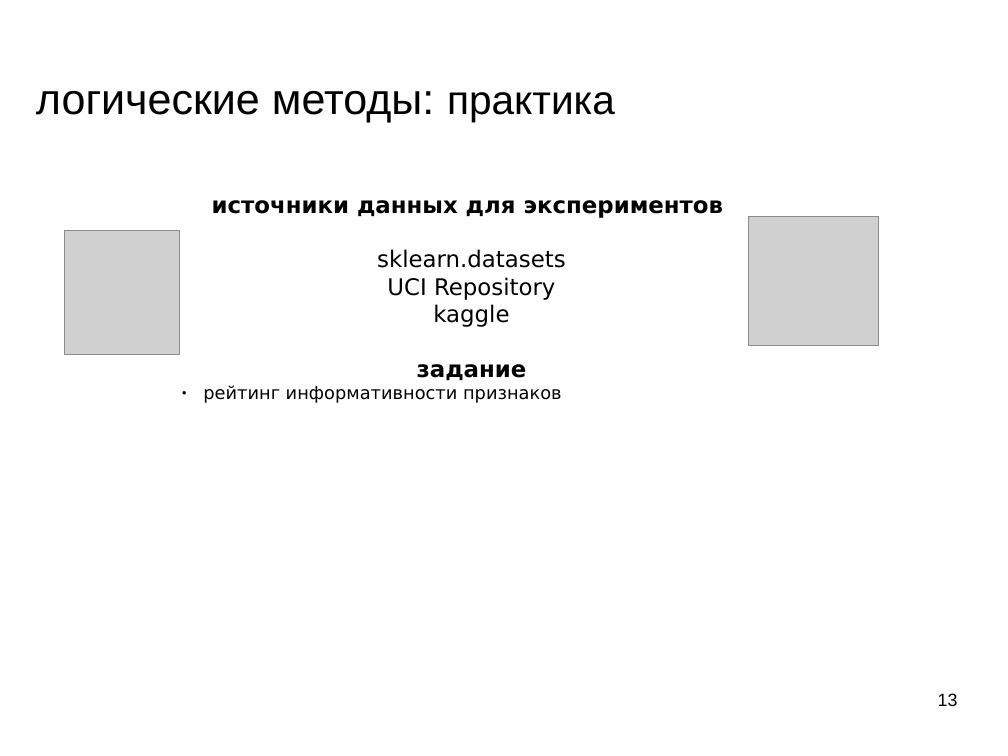
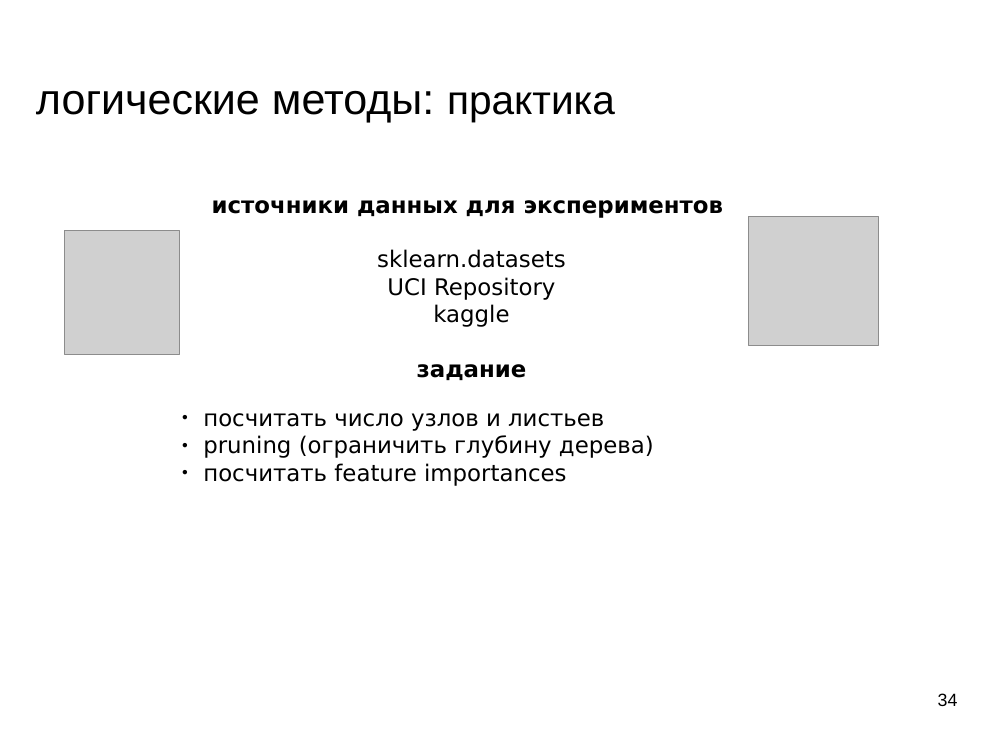
Before and after one commit to mechanoid5/ml_lectorium_legacy, a slide deck: slide 34 of 08-logical.odp (slide 13 before the commit). Drawn at 1008x756 pixels with LibreOffice and Linux fonts; fonts in the diff are those of the drawing; grey boxes stand for pictures; background and template pictures are left out. Boxes give left, top, right and bottom in pixels: in the first picture for what was removed or moved away, otherwise in the second. Text is boxed around its words. In the diff, an @@ line names an element or a change of style, - is before the commit and + after.

```diff
--- a/08-logical.odp
+++ b/08-logical.odp
@@ text at bbox=[203, 413, 654, 486]: text changed; size 14 to 18 pt @@
-● рейтинг информативности признаков
+● посчитать число узлов и листьев
+● pruning (ограничить глубину дерева)
+● посчитать feature importances
@@ page number at bbox=[938, 693, 958, 706]: text changed @@
-13
+34
```
Also in this commit, not shown: 9 other slides changed, 21 slides added, 6 other files.
